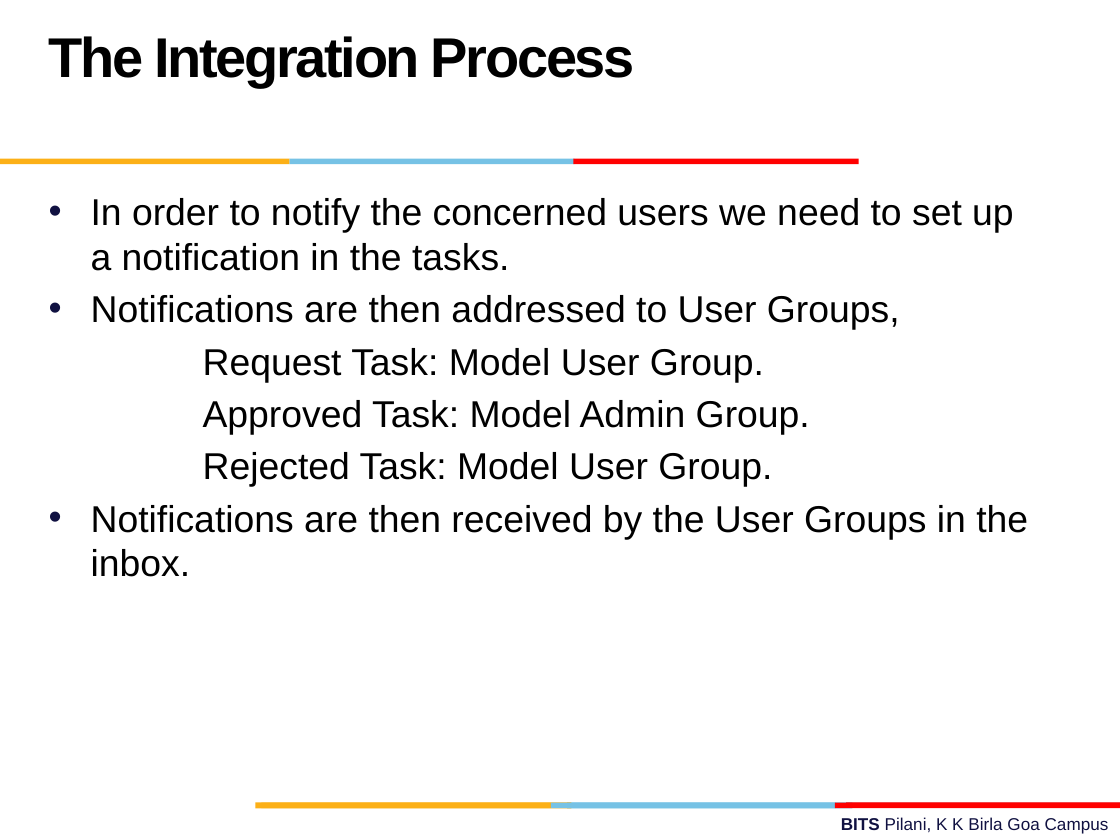
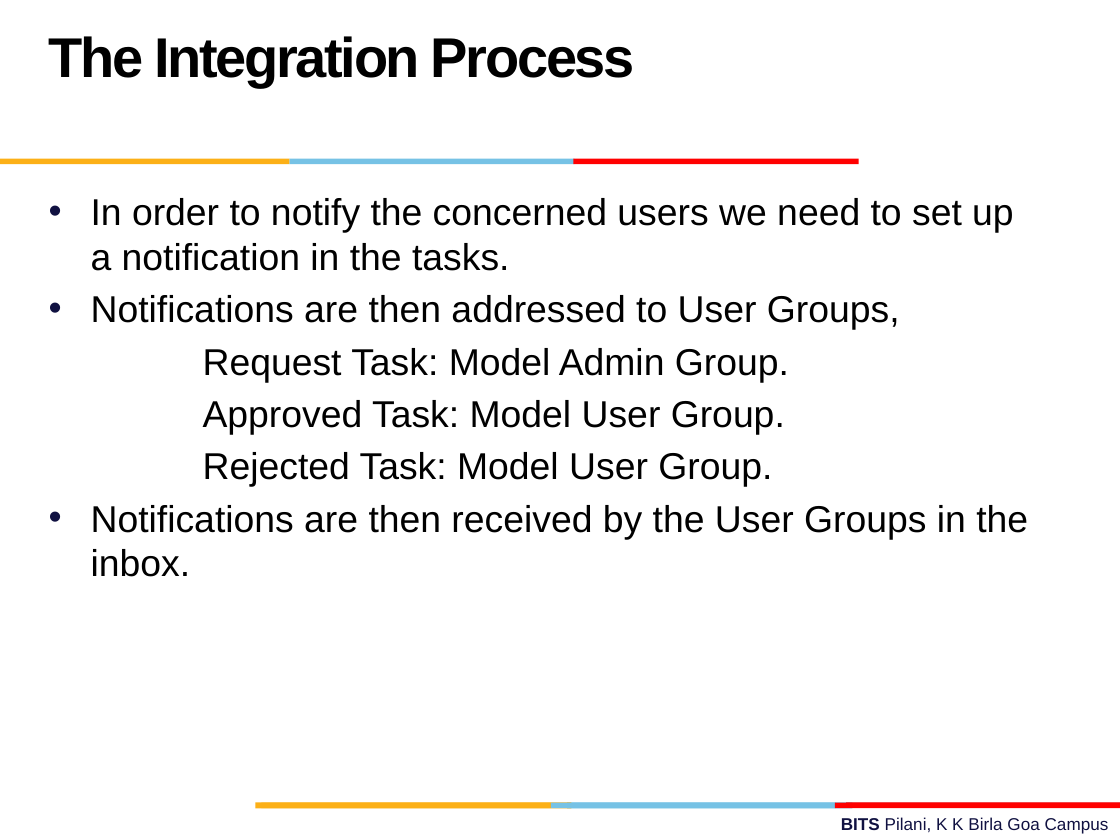
Before and after one commit to vidgit/Web_Projects, a slide deck: slide 31 of Report.pptx. Drawn at 1120x840 pixels with LibreOffice and Linux fonts; fonts in the diff are those of the drawing; background and template pictures are left out. Boxes give left, top, right and bottom in pixels: in the first picture for what was removed or moved away, otherwise in the second. Text is boxed around its words. In the diff, an @@ line names an element or a change of style, - is before the commit and + after.

```diff
--- a/Report.pptx
+++ b/Report.pptx
@@ text at (203, 348, 789, 435): text changed @@
-Request Task: Model User Group.
-Approved Task: Model Admin Group.
+Request Task: Model Admin Group.
+Approved Task: Model User Group.
```
Also in this commit, not shown: 1 other slide changed, 1 other file.
